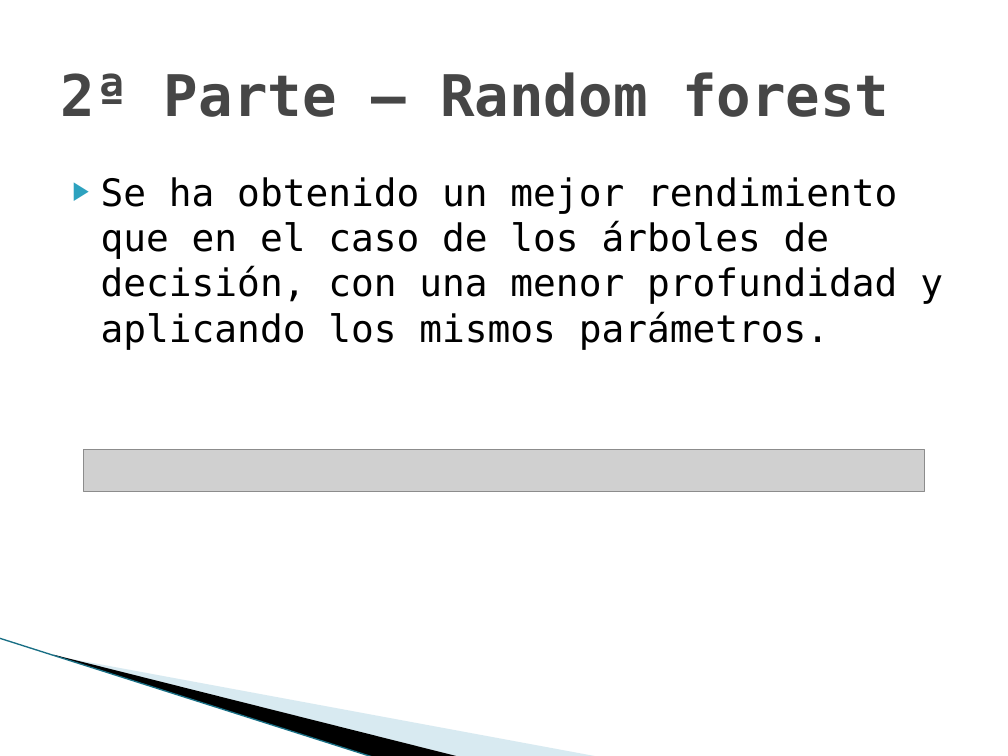
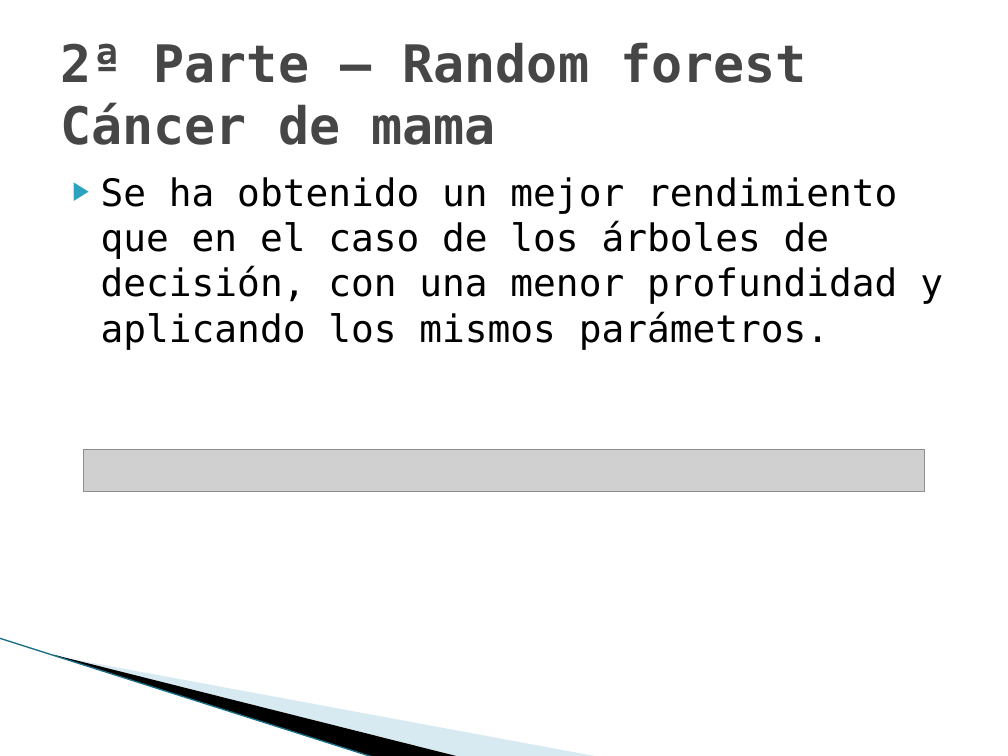
Before and after one commit to joapingut/aia-1718-t3, a slide deck: slide 67 of presentacion3.pptx (slide 58 before the commit). Drawn at 1008x756 pixels with LibreOffice and Linux fonts; fonts in the diff are those of the drawing; grey boxes stand for pictures; background and template pictures are left out. Boxes give left, top, right and bottom in pixels: in the first picture for what was removed or moved away, otherwise in the second. Text is boxed around its words. In the diff, an @@ line names an element or a change of style, - is before the commit and + after.

```diff
--- a/presentacion3.pptx
+++ b/presentacion3.pptx
@@ title at bbox=[60, 42, 807, 145]: text changed; size 41 to 36.9 pt @@
-2ª Parte – Random forest
+2ª Parte – Random forest
+Cáncer de mama
```
Also in this commit, not shown: 17 other slides changed, 27 slides added, 3 slides removed.
